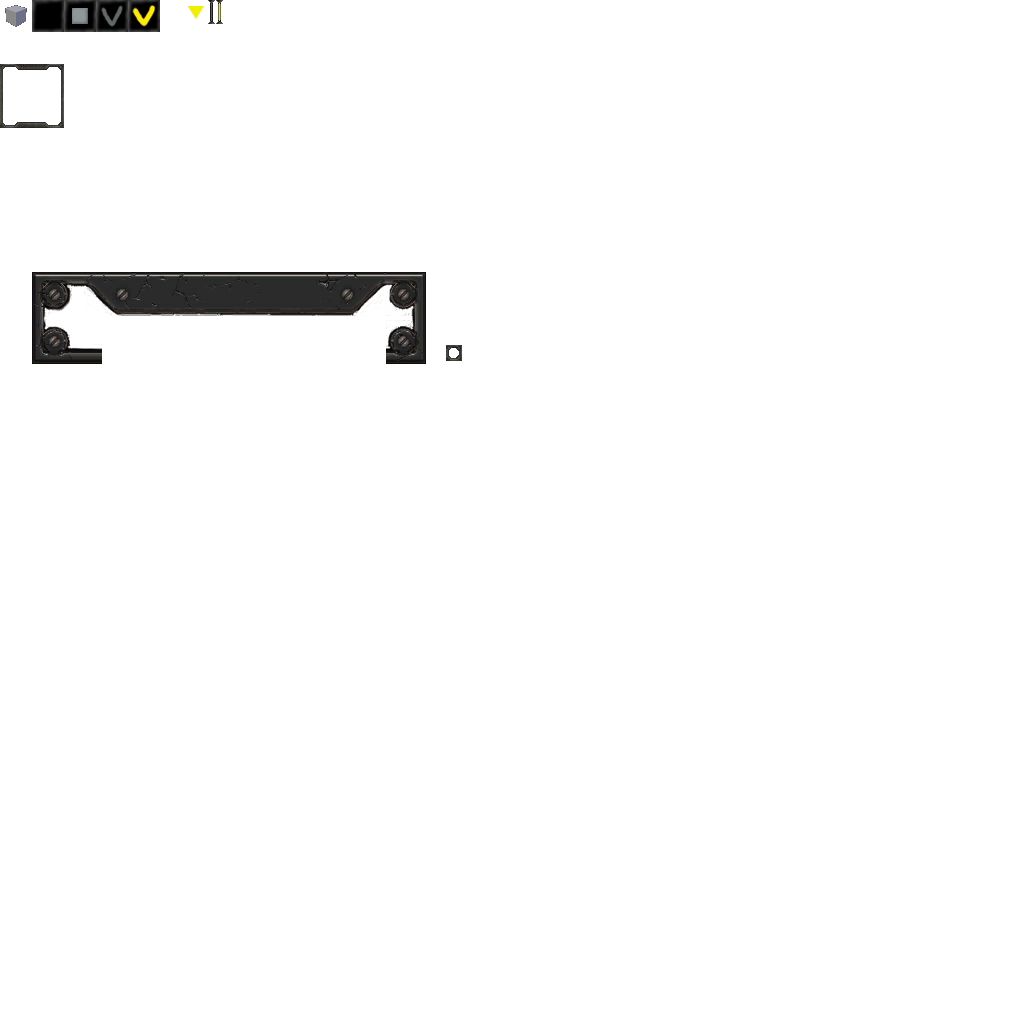
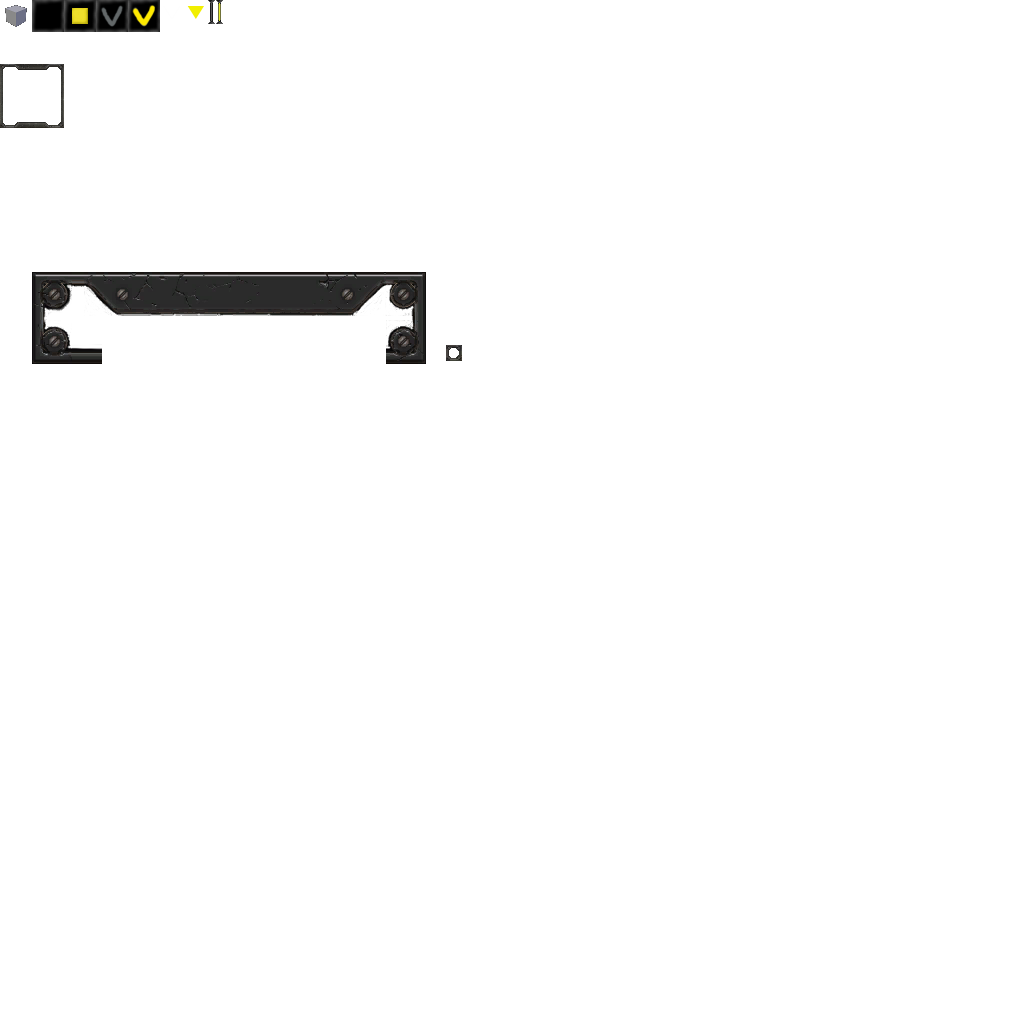
Comparing the layer stacks of the two (1024, 1024) images. Changes:
painted on "checkbox_checked" over <box>72,8,88,24</box>
